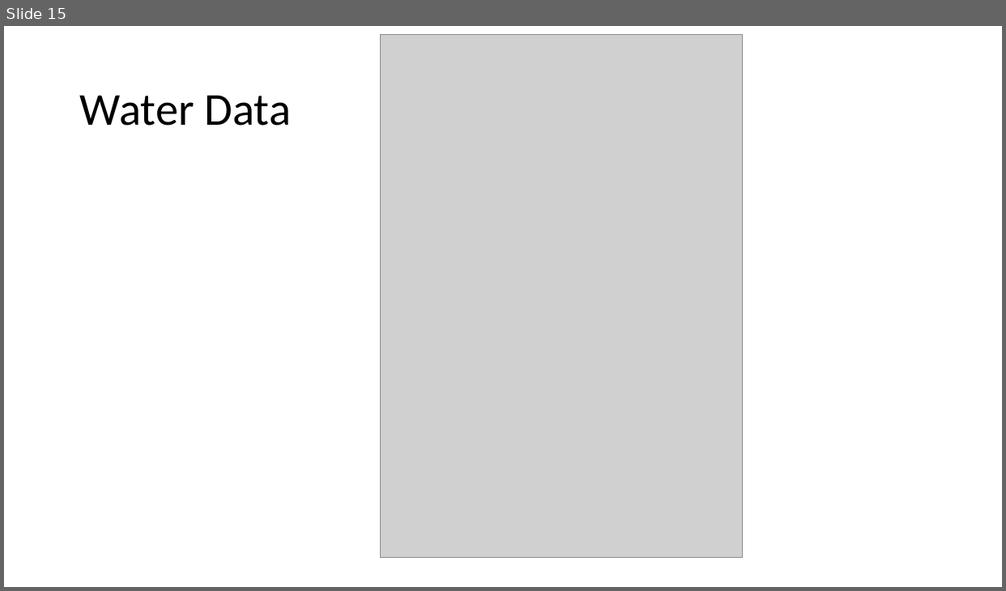
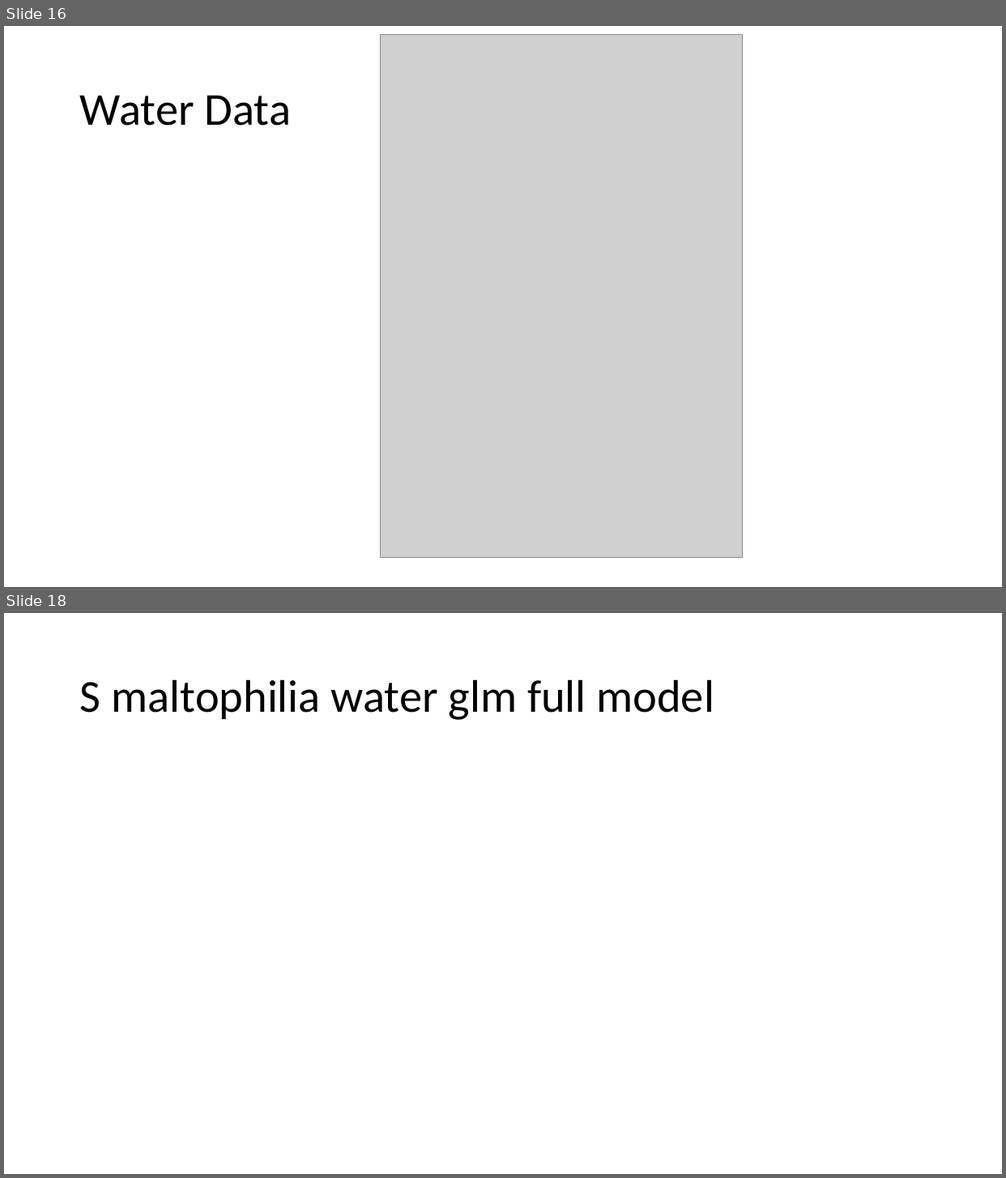
Before and after one commit to microbial-genomics/eytcheson_microplastics, a slide deck: pptx/glm_microplastics_water_v3.pptx. Shown one above the other, each under a label of ours: slide 15 before the commit, slides 16 and 18 after it; the slides between them are not shown. The pictures are 1006x591 and 1006x1178 pixels, drawn with LibreOffice and Linux fonts; fonts in the diff are those of the drawing; grey boxes stand for pictures. Boxes give left, top, right and bottom in pixels: in the first picture for what was removed or moved away, otherwise in the second. Text is boxed around its words. In the diff, an @@ line names an element or a change of style, - is before the commit and + after.

```diff
--- a/pptx/glm_microplastics_water_v3.pptx
+++ b/pptx/glm_microplastics_water_v3.pptx
@@ slide 18 added at [4, 613, 1002, 1174], background #FFFFFF @@
@@ title added at [80, 679, 714, 720], 44 pt, text #000000 @@
+S maltophilia water glm full model
@@ what was slide 15 is now slide 16 @@
```
Also in this commit, not shown: 14 slides changed, 4 other slides added, 4 slides removed, 8 other files.
